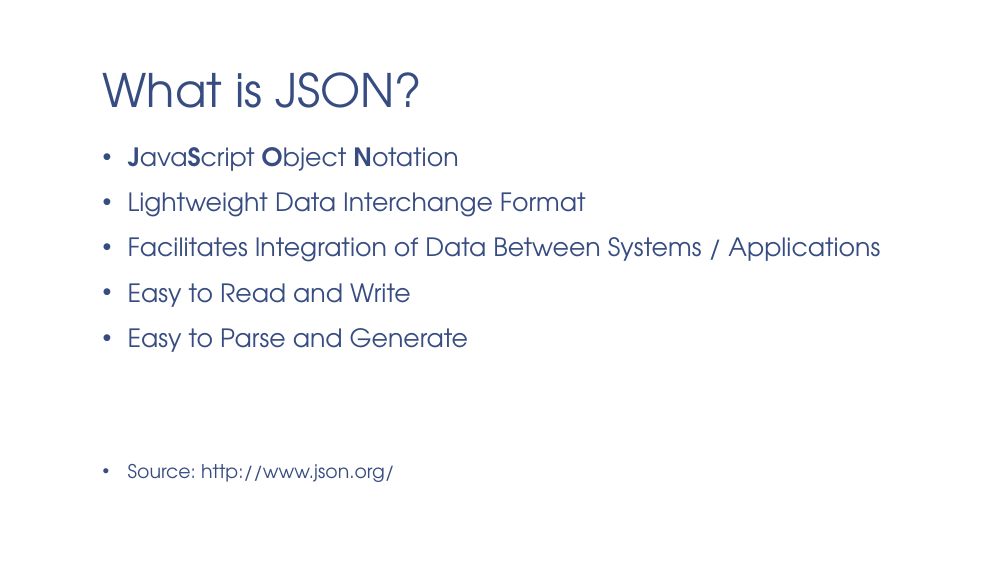
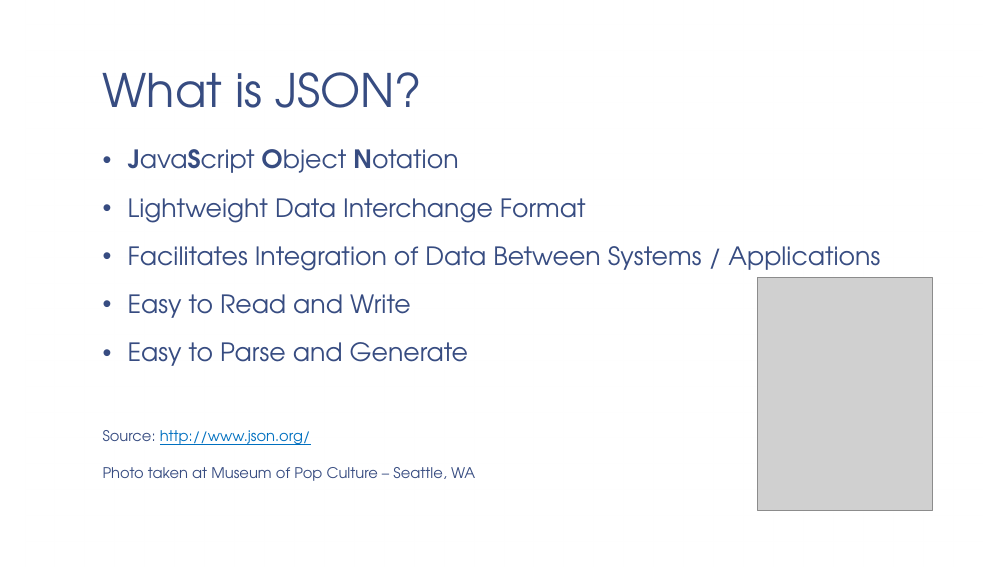
Before and after one commit to adipesa/sqlserver-json, a slide deck: slide 4 of SQL Server and JSON.pptx. Drawn at 1008x567 pixels with LibreOffice and Linux fonts; fonts in the diff are those of the drawing; grey boxes stand for pictures; background and template pictures are left out. Boxes give left, top, right and bottom in pixels: in the first picture for what was removed or moved away, otherwise in the second. Text is boxed around its words. In the diff, an @@ line names an element or a change of style, - is before the commit and + after.

Commit message:
Add files via upload
Added photos and info on JSON data types

```diff
--- a/SQL Server and JSON.pptx
+++ b/SQL Server and JSON.pptx
@@ text at box(103, 149, 880, 445): size 18 to 14 pt in "Source: http://www.json.org/"; text colour #374C81 to #0070C0, underline on in "http://www.json.org/"; line spacing 0.85 to 0.95; bullet • to none @@
@@ picture added at box(757, 277, 932, 510) @@
@@ text at box(103, 467, 475, 481): paragraph added @@
+Photo taken at Museum of Pop Culture – Seattle, WA
```
Also in this commit, not shown: 10 other slides changed.
